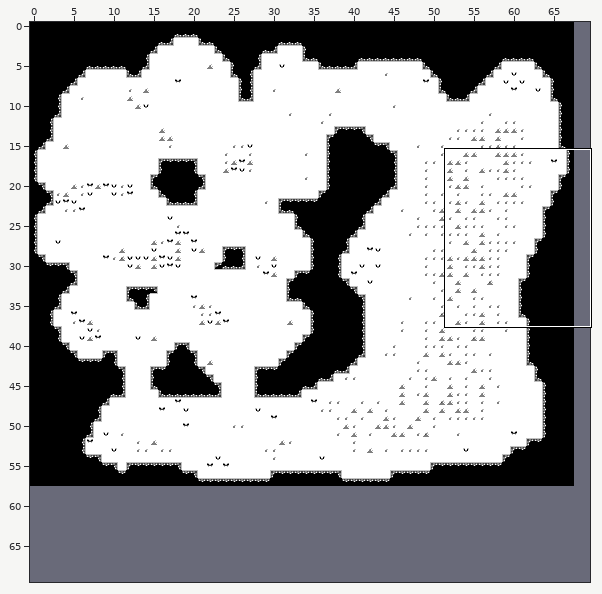
One commit to this LDtk project: src/Resources/Levels/world.ldtk. Above: a wide view before the commit, with the close-up outlined.
Close-up. Old version:
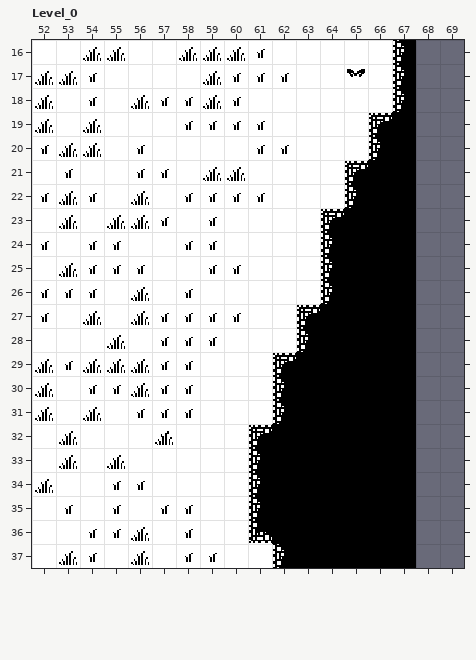
Cells are 16x16 px. Shown: Level_0 x 52..69, y 16..37. The commit also changed other parts of the map, which this record leaves out. The old version is drawn lined up with the new one.
New version:
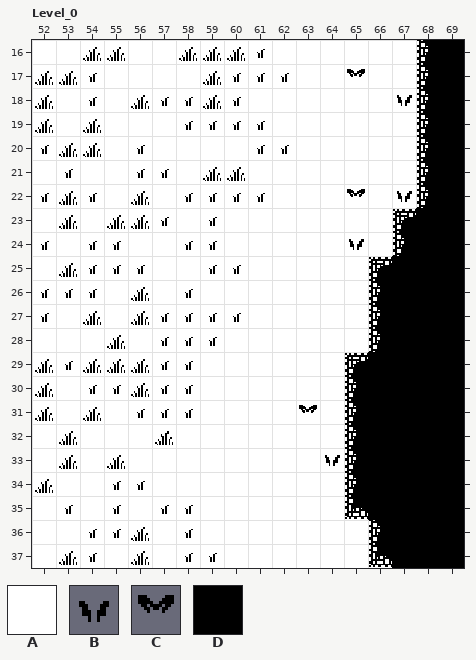
Key: from "Tileset_table_16_16": A 4, B 21, C 22; from "Walls": D 1.
_ is an empty cell.
The exact change:
map size 68x58 -> 70x70 cells
Layer "Floor":
y 16..37: x 68..69 __ -> AA
Layer "Grass":
y 18: x 67 _ -> B
y 22: x 65 _ -> C; x 67 _ -> B
y 24: x 65 _ -> B
y 31: x 63 _ -> C
y 33: x 64 _ -> B
Layer "Walls":
y 16..18: x 67..69 D__ -> _DD
y 19..20: x 66..69 DD__ -> __DD
y 21..22: x 65..69 DDD__ -> ___DD
y 23..24: x 64..66 DDD -> ___; x 68..69 __ -> DD
y 25..26: x 64..65 DD -> __; x 68..69 __ -> DD
y 27..28: x 63..65 DDD -> ___; x 68..69 __ -> DD
y 29..31: x 62..64 DDD -> ___; x 68..69 __ -> DD
y 32..35: x 61..64 DDDD -> ____; x 68..69 __ -> DD
y 36: x 61..65 DDDDD -> _____; x 68..69 __ -> DD
y 37: x 62..65 DDDD -> ____; x 68..69 __ -> DD
